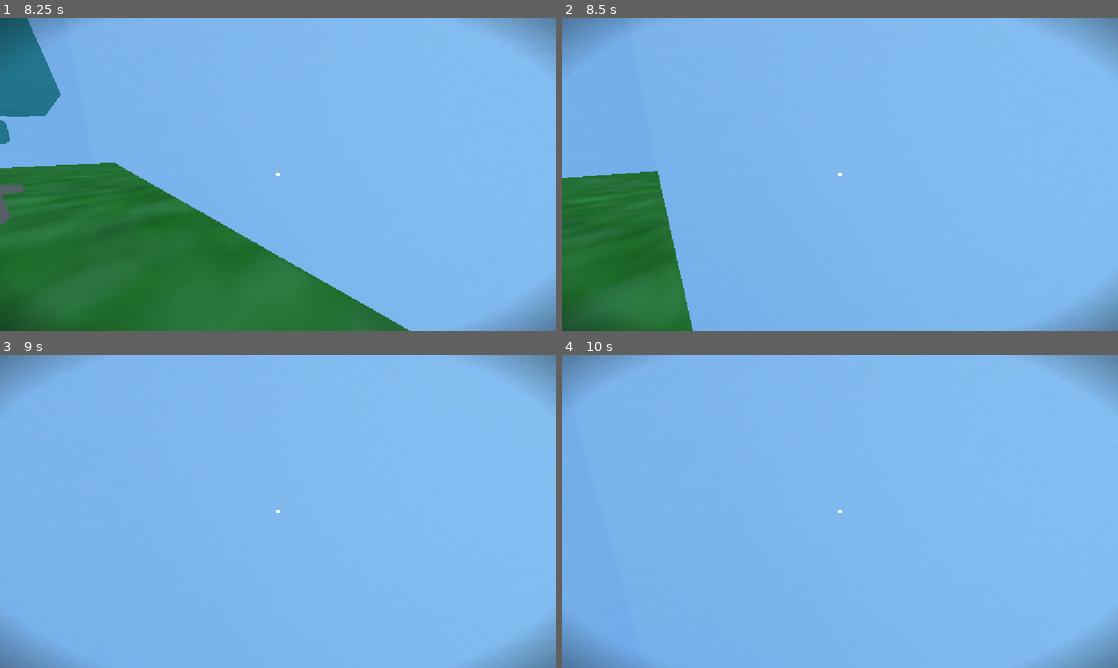
Above: before the commit, frames 1-4 (two rows, left to right).
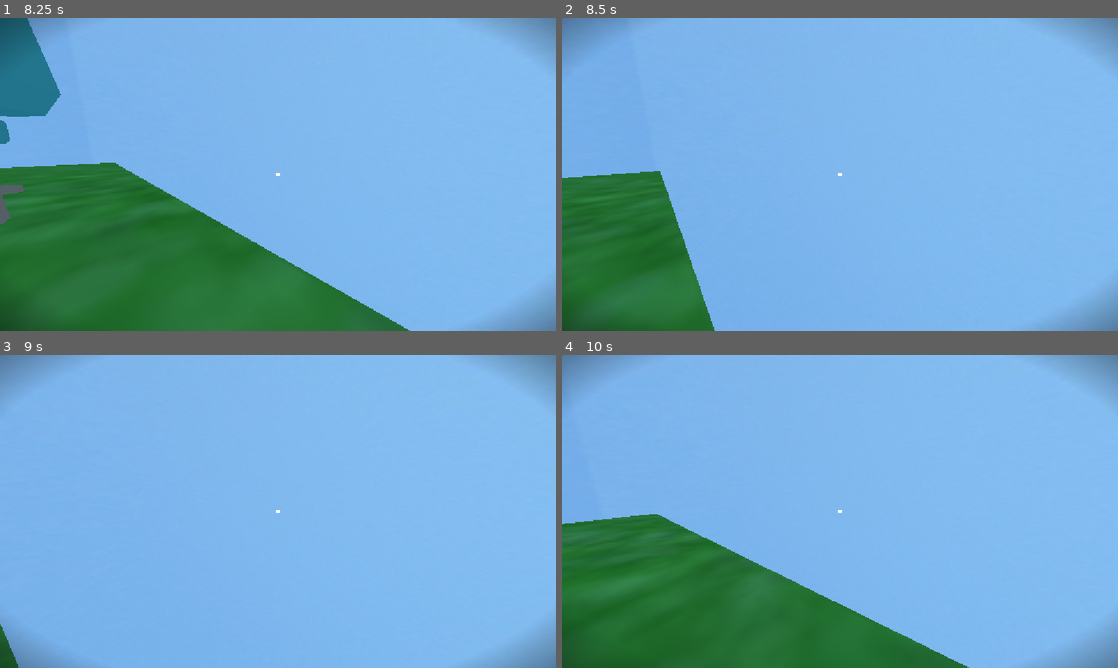
Above: after the commit, the same moments.

Repository: TrueDotBin/ELEVENZTOWN
Game: Godot game, scene res://scenes/ui/splash.tscn
Two runs of this game, one before a commit and one after it. Both use one fixed random seed, a clock stepped at 60 frames per second and the inputs below. Video files are missing from this copy of the repository; at most half a second of black plays in their place. Sound files missing from this copy of the repository are replaced by a short silence.
Inputs (mouse positions are in pixels of both pictures, inside the frame that each line leads up to):
- Up to frame 1 (8.25 s): tap Enter at 0.5 s; move the mouse to (400, 158) at 0.52 s; hold D (right) 0.53-1.25 s; tap Space (jump) at 0.77, 2.27, 3.77, 4.52, 5.27, 6.77, 7.52 s; click "play!" at 1.25 s; move the mouse to (250, 174) at 2.02 s; hold W (forwards) 2.03-6.53 s; move the mouse to (289, 168) at 2.77 s; move the mouse to (272, 180) at 3.52 s; move the mouse to (316, 177) at 4.27 s; move the mouse to (233, 171) at 5.02 s; move the mouse to (283, 174) at 5.77 s; move the mouse to (255, 168) at 6.52 s; hold D (right) 6.53-7.28 s; move the mouse to (305, 174) at 7.27 s; hold W (forwards) from 7.28 s (still down); move the mouse to (250, 174) at 8.02 s
- Up to frame 2 (8.5 s): keep holding W (forwards); tap Space (jump) at 8.27 s
- Up to frame 3 (9 s): keep holding W (forwards); move the mouse to (289, 505) at 8.77 s
- Up to frame 4 (10 s): move the mouse to (834, 517) at 9.52 s; release W (forwards) at 9.53 s; hold A (left) from 9.53 s (still down); tap Space (jump) at 9.77 s

Frame 1 is identical in both runs. In frame 2, 1.1% of the frame differs, in the area x 17-28%, y 48-100%; in frame 3, 0.2%; in frame 4, 22%, in the area x 0-74%, y 50-100%.

Commit message:
Prevent the player from going out of bounds

Diff:
--- a/scenes/game/game.tscn
+++ b/scenes/game/game.tscn
@@ -36,6 +36,9 @@
 shader_parameter/alpha = 1.0
 shader_parameter/inner_radius = 0.6
 shader_parameter/outer_radius = 1.92
+
+[sub_resource type="BoxShape3D" id="BoxShape3D_77xa6"]
+size = Vector3(127.83113, 38.380707, 0.109558105)
 
 [node name="Game" type="Node3D" unique_id=1496960987]
 
@@ -109,3 +112,25 @@
 anchor_bottom = 1.0
 grow_horizontal = 2
 grow_vertical = 2
+
+[node name="Bounds" type="StaticBody3D" parent="." unique_id=1093061037]
+
+[node name="Collider" type="CollisionShape3D" parent="Bounds" unique_id=173301718]
+transform = Transform3D(1, 0, 0, 0, 1, 0, 0, 0, 1, -0.01033783, 19.138596, 63.941563)
+shape = SubResource("BoxShape3D_77xa6")
+debug_color = Color(1, 0, 0, 1)
+
+[node name="Collider2" type="CollisionShape3D" parent="Bounds" unique_id=2043100318]
+transform = Transform3D(1, 0, 0, 0, 1, 0, 0, 0, 1, -0.01033783, 19.138596, -64.107544)
+shape = SubResource("BoxShape3D_77xa6")
+debug_color = Color(1, 0, 0, 1)
+
+[node name="Collider3" type="CollisionShape3D" parent="Bounds" unique_id=765492699]
+transform = Transform3D(-0.00077359274, 0, -0.9999997, 0, 1, 0, 0.9999997, 0, -0.00077359274, -64.03487, 19.138596, -0.13251957)
+shape = SubResource("BoxShape3D_77xa6")
+debug_color = Color(1, 0, 0, 1)
+
+[node name="Collider4" type="CollisionShape3D" parent="Bounds" unique_id=1978035278]
+transform = Transform3D(-0.00077359274, 0, -0.9999997, 0, 1, 0, 0.9999997, 0, -0.00077359274, 64.01419, 19.138596, -0.03346172)
+shape = SubResource("BoxShape3D_77xa6")
+debug_color = Color(1, 0, 0, 1)
